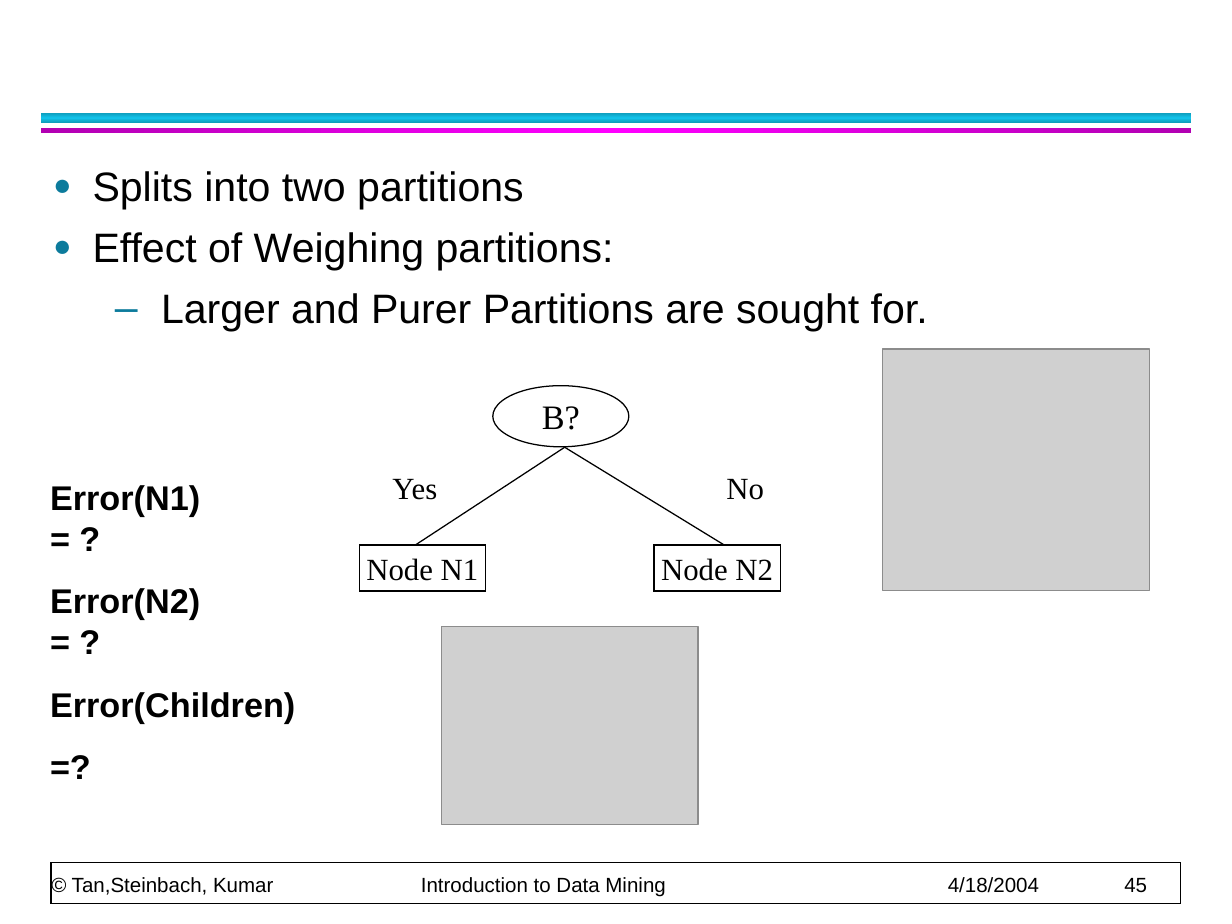
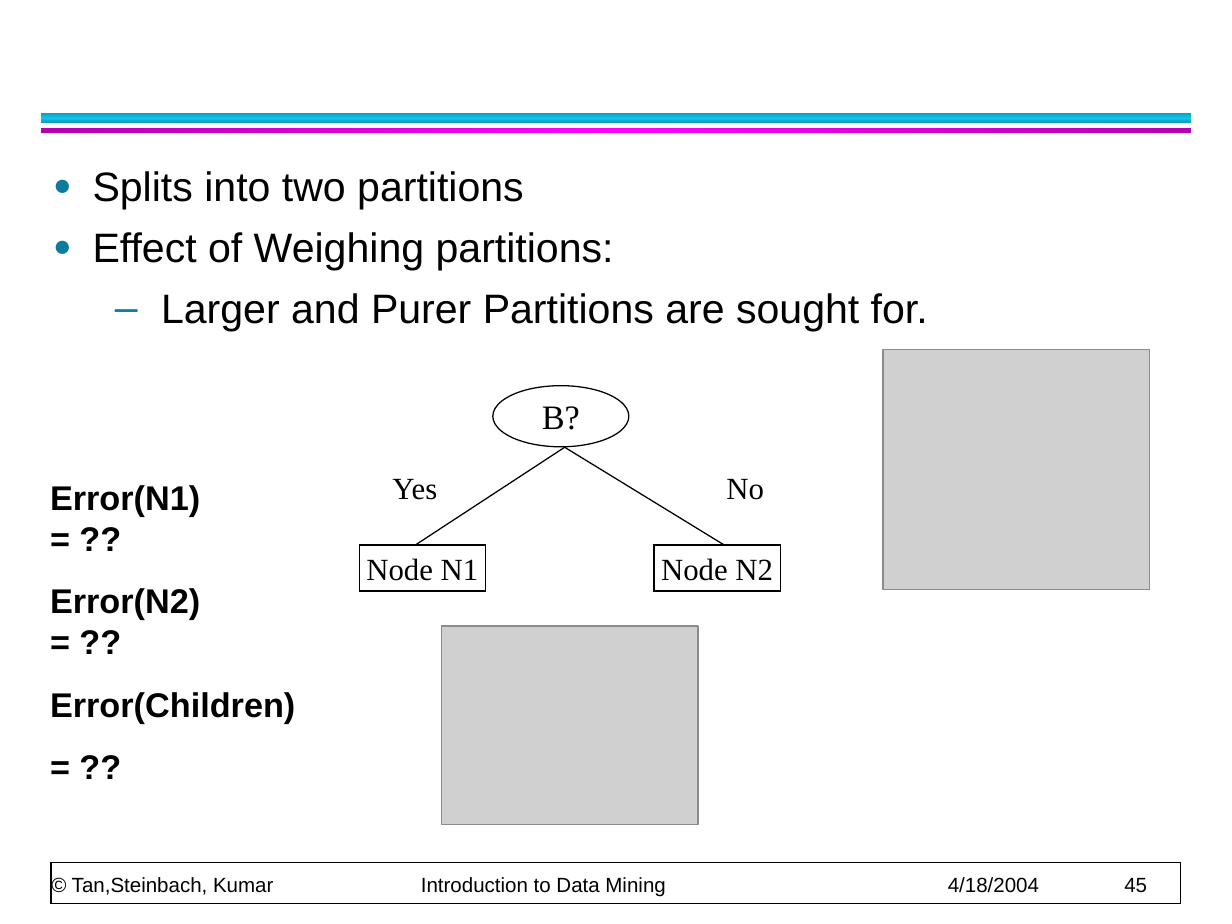
Before and after one commit to CMPT300/CMPT300.github.io, a slide deck: slide 45 of handouts/decision-tree/chap4-decision-tree.ppt. Drawn at 1232x924 pixels with LibreOffice and Linux fonts; fonts in the diff are those of the drawing; grey boxes stand for pictures. Boxes give left, top, right and bottom in pixels: in the first picture for what was removed or moved away, otherwise in the second. Text is boxed around its words. In the diff, an @@ line names an element or a change of style, - is before the commit and + after.

```diff
--- a/handouts/decision-tree/chap4-decision-tree.ppt
+++ b/handouts/decision-tree/chap4-decision-tree.ppt
@@ text at [50, 485, 295, 723]: text changed @@
-=?
+= ??
@@ text at [50, 485, 200, 620]: text changed @@
-Error(N1)
-= ?
-Error(N2)
-= ?
+Error(N1)
+= ??
+Error(N2)
+= ??
```
Also in this commit, not shown: 1 other slide changed, 5 other files.
